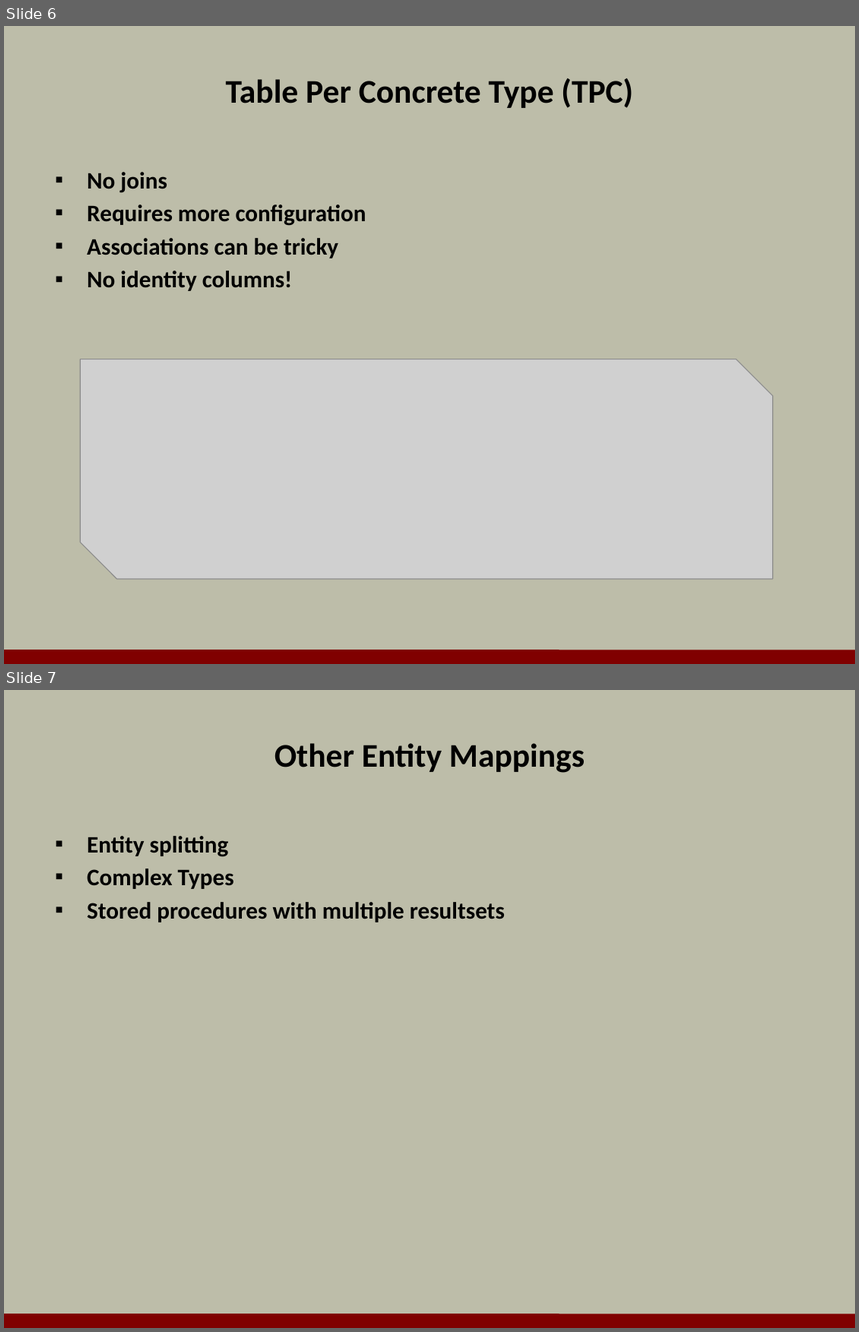
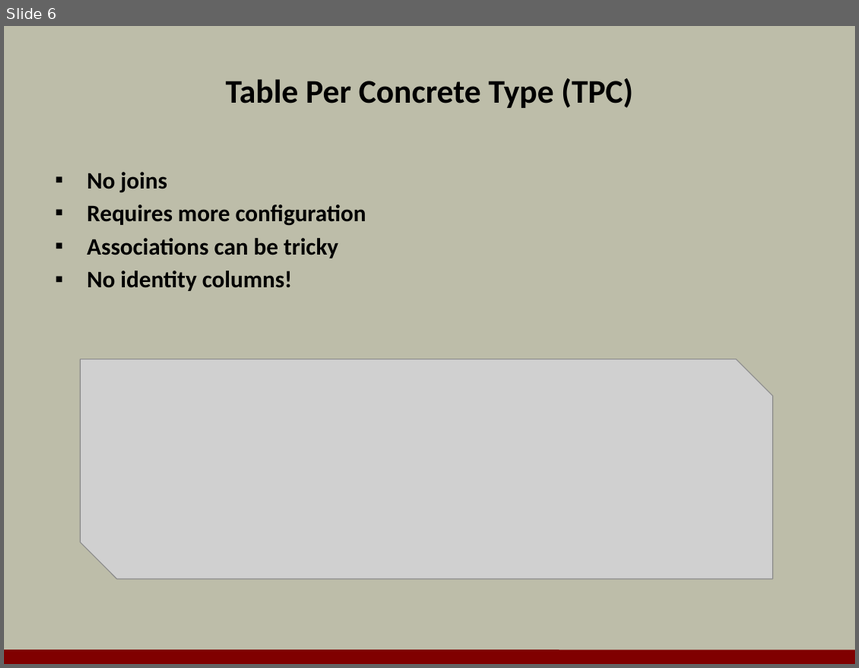
Before and after one commit to OdeToCode/classes, a slide deck: linq/slides/11_EFBonus.pptx. Shown one above the other, each under a label of ours: slides 6 and 7 before the commit, slide 6 after it. The pictures are 859x1332 and 859x668 pixels, drawn with LibreOffice and Linux fonts; fonts in the diff are those of the drawing; grey boxes stand for pictures; background and template pictures are left out. Boxes give left, top, right and bottom in pixels: in the first picture for what was removed or moved away, otherwise in the second. Text is boxed around its words. In the diff, an @@ line names an element or a change of style, - is before the commit and + after.

```diff
--- a/linq/slides/11_EFBonus.pptx
+++ b/linq/slides/11_EFBonus.pptx
@@ slide 7 removed at (4,690,855,1328), background #BDBDA9; not listed: 1 template element that a slide beside it also shows @@
@@ title removed at (275,743,585,773) @@
-Other Entity Mappings
@@ text removed at (87,836,505,923) @@
-▪ Entity splitting
-▪ Complex Types
-▪ Stored procedures with multiple resultsets
```
Also in this commit, not shown: 3 slides changed.
